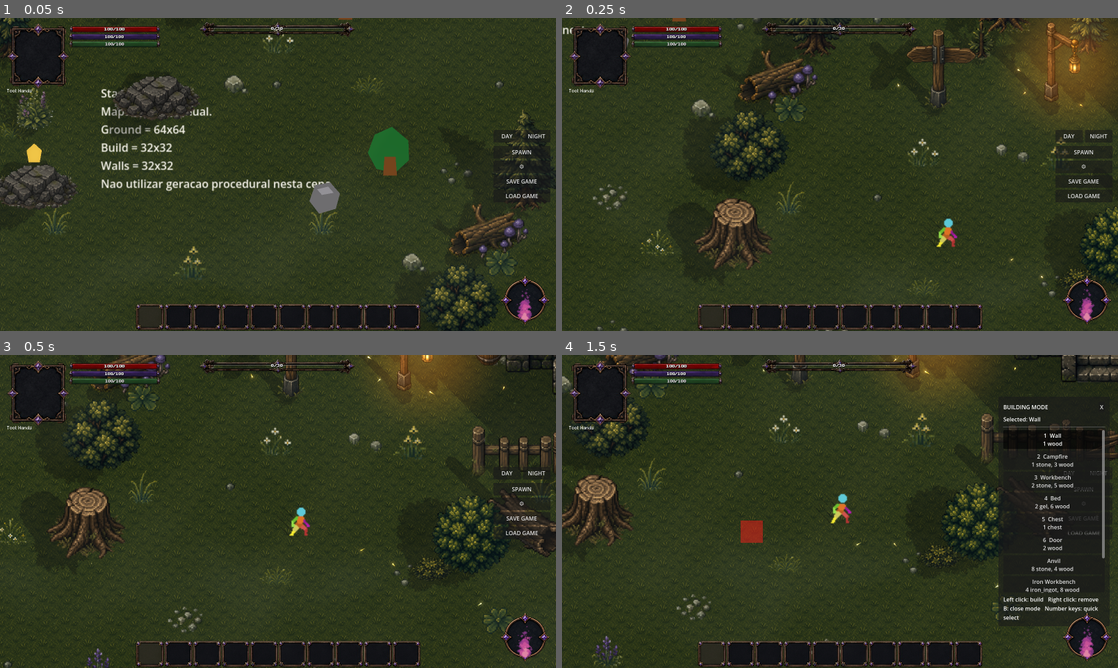
Above: before the commit, frames 1-4 (two rows, left to right).
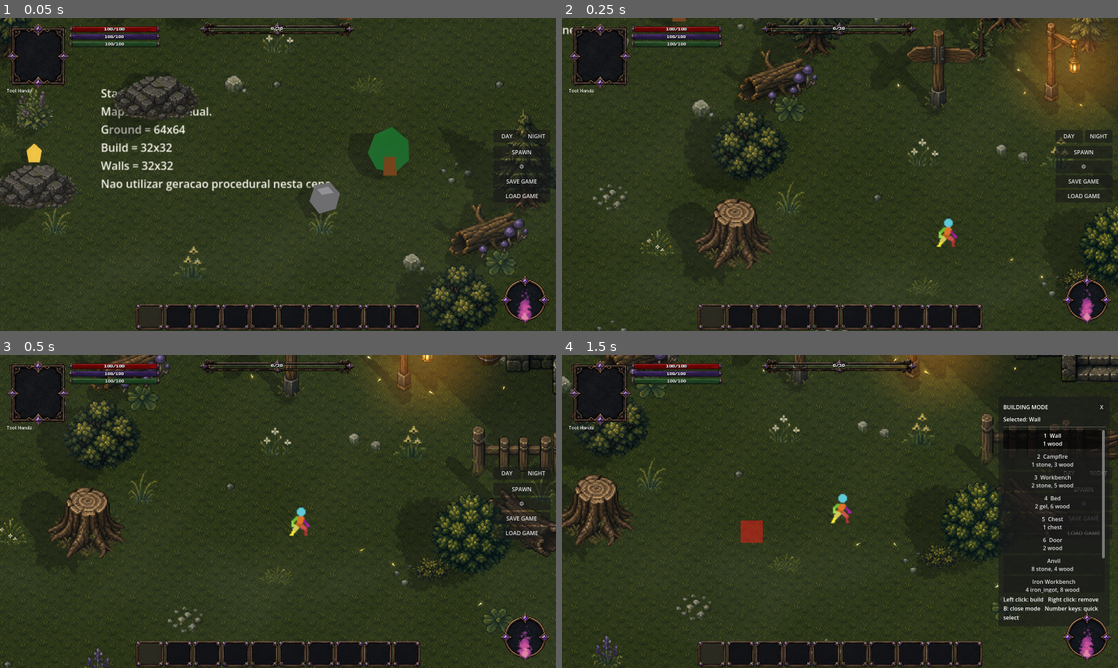
Above: after the commit, the same moments.

Repository: ramonsamagaio/Oathwake-Main
Game: Godot game, scene res://scenes/game/Game.tscn
The game is run twice, just before and just after one commit, with the same random seed, the same clock (stepped at 60 frames per second) and the same inputs. This scene is started directly instead of the project's main scene.
Inputs (mouse positions are in pixels of both pictures, inside the frame that each line leads up to):
- Up to frame 1 (0.05 s): no input
- Up to frame 2 (0.25 s): no input
- Up to frame 3 (0.5 s): no input
- Up to frame 4 (1.5 s): tap Enter at 0.5 s; move the mouse to (962, 495) at 0.52 s; hold D 0.53-1.25 s; tap B at 0.6 s; click (962, 495) at 0.67 s; tap Space at 0.77 s; drag from (728, 527) to (812, 574) at 1.27 s

The runs differ from the first frame. In frame 1, 0.2% of the frame differs, in the area x 0-97%, y 0-100%; in frame 2, 0.2%; in frame 3, 0.3%, in the area x 11-92%, y 14-71%; in frame 4, 0.2%.

Commit message:
Render projected shadows for untextured player polygons

Diff:
--- a/scripts/effects/DynamicProjectedSpriteShadow.gd
+++ b/scripts/effects/DynamicProjectedSpriteShadow.gd
@@ -8,6 +8,7 @@
 
 static var _runtime_alpha_bounds_cache: Dictionary = {}
 static var _pending_shadow_group: CanvasGroup = null
+static var _solid_mask_texture: Texture2D = null
 
 var _projection_width_scale := 1.0
 var _projection_root_overlap := 6.0
@@ -169,7 +170,7 @@
 
 
 func _apply_polygon(source: Polygon2D) -> void:
-	texture = source.texture
+	texture = source.texture if source.texture != null else _get_solid_mask_texture()
 	var relative_transform := _source_to_target_transform(source)
 	if source.polygon.is_empty():
 		_clear_visual()
@@ -188,10 +189,25 @@
 		var height := maxf(contact_local.y - point.y, 0.0) * basis_scale.y * _projection_stretch
 		projected.append(projection_anchor + (side_axis * lateral) + (_projection_direction * height))
 	polygon = projected
-	uv = source.uv
+	if source.texture != null and source.uv.size() == source.polygon.size():
+		uv = source.uv
+	else:
+		var solid_uv := PackedVector2Array()
+		for _point in source.polygon:
+			solid_uv.append(Vector2(0.5, 0.5))
+		uv = solid_uv
 	_visible_frame_size = bounds.size
 	_publish_projection_metadata(contact_target, projection_anchor, side_axis, bounds.size * basis_scale)
 	set_meta("shadow_source_kind", "Polygon2D")
+
+
+func _get_solid_mask_texture() -> Texture2D:
+	if _solid_mask_texture != null:
+		return _solid_mask_texture
+	var solid_image := Image.create(1, 1, false, Image.FORMAT_RGBA8)
+	solid_image.fill(Color.WHITE)
+	_solid_mask_texture = ImageTexture.create_from_image(solid_image)
+	return _solid_mask_texture
 
 
 func _relative_basis_scale(relative_transform: Transform2D) -> Vector2:
